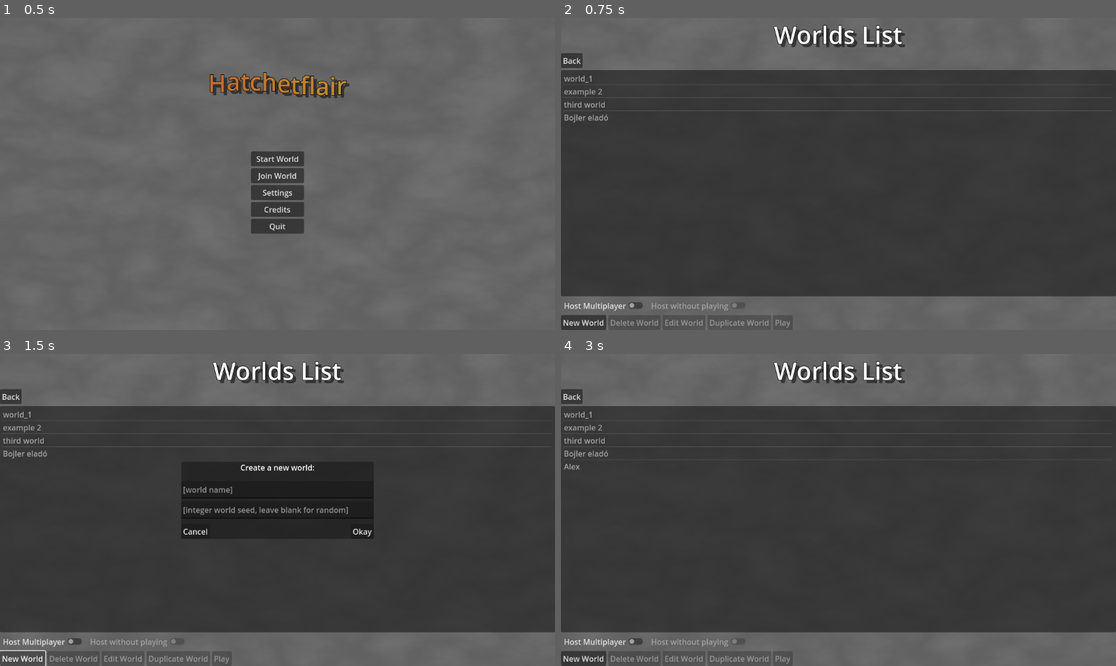
Above: before the commit, frames 1-4 (two rows, left to right).
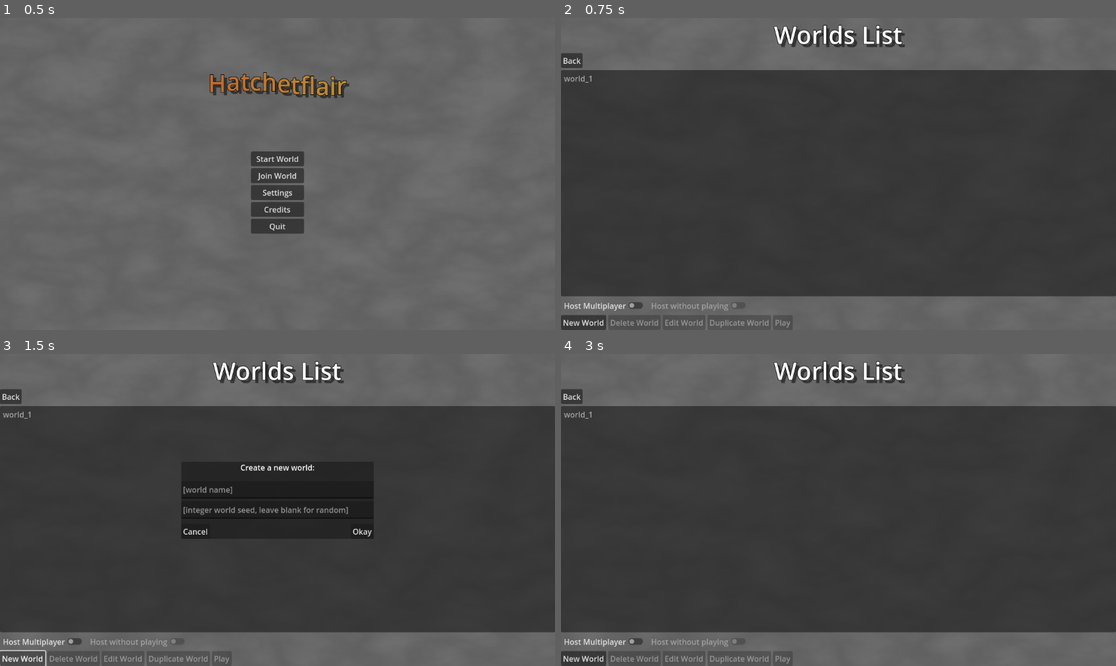
Above: after the commit, the same moments.

Repository: pixerhp/Hatchetflair
Game: Godot game, scene res://scenes/main_menu.tscn
The game is run twice, just before and just after one commit, with the same random seed, the same clock (stepped at 60 frames per second) and the same inputs.
Inputs (mouse positions are in pixels of both pictures, inside the frame that each line leads up to):
- Up to frame 1 (0.5 s): no input
- Up to frame 2 (0.75 s): click "Start World" at 0.5 s
- Up to frame 3 (1.5 s): click "New World" at 1.25 s
- Up to frame 4 (3 s): click (838, 491) at 2.02 s; type "Alex" at 2.1 s; click (838, 510) at 2.25 s; type "12" at 2.33 s; click "Okay" at 2.75 s

Frame 1 is identical in both runs. In frame 2, 0.3% of the frame differs, in the area x 0-99%, y 22-34%; in frame 3, 0.3%; in frame 4, 0.4%, in the area x 0-99%, y 22-37%.

Commit message:
Worlds menu script progress

Diff:
--- a/scenes/main_menu.tscn
+++ b/scenes/main_menu.tscn
@@ -830,6 +830,7 @@
 [connection signal="pressed" from="Menus/TitleScreen/TitleScreenUI/Settings" to="." method="open_menu" binds= ["SettingsScreen"]]
 [connection signal="pressed" from="Menus/TitleScreen/TitleScreenUI/Credits" to="." method="open_menu" binds= ["CreditsScreen"]]
 [connection signal="pressed" from="Menus/TitleScreen/TitleScreenUI/Quit" to="." method="quit"]
+[connection signal="visibility_changed" from="Menus/WorldsScreen" to="Menus/WorldsScreen" method="update_worlds_list_text"]
 [connection signal="pressed" from="Menus/WorldsScreen/WorldsScreenUI/BackButton/Back" to="." method="open_menu" binds= ["TitleScreen"]]
 [connection signal="item_activated" from="Menus/WorldsScreen/WorldsScreenUI/SavedWorldsList" to="Menus/WorldsScreen" method="start_world"]
 [connection signal="item_selected" from="Menus/WorldsScreen/WorldsScreenUI/SavedWorldsList" to="Menus/WorldsScreen" method="_on_worlds_list_item_selected" unbinds=1]
--- a/scripts/autoload_scripts/global_stuff.gd
+++ b/scripts/autoload_scripts/global_stuff.gd
@@ -33,14 +33,14 @@
 	DirAccess.make_dir_absolute("user://storage/worlds/world_1")
 	file = FileAccess.open("user://storage/worlds/world_1/world_info.txt", FileAccess.WRITE)
 	file.store_line(game_version_entire)
-	file.store_line("date created: 2023/8/7")
-	file.store_line("last played: 2023/8/7")
+	file.store_line("date created: 2023_8_7")
+	file.store_line("last played: never")
 	file.store_line("world generation seed: 314")
 	file.close()
 	file = FileAccess.open("user://storage/worlds_list.txt", FileAccess.WRITE)
 	file.store_line(game_version_entire)
-	file.store_line("world_1") # listed world name in the worlds menu.
-	file.store_line("world_1") # name of the folder the world is stored in.
+	file.store_line("world_1") # the regular name of the world.
+	file.store_line("world_1") # the name of the folder where the world is stored in.
 	file.close()
 	DirAccess.make_dir_absolute("user://storage/worlds/world_1/chunks")
 
--- a/scripts/main_menu_scripts/menu_join.gd
+++ b/scripts/main_menu_scripts/menu_join.gd
@@ -111,7 +111,8 @@
 	displayed_servers_list_text.clear()
 
 	var servers_text_file_contents = get_servers_list_file_contents()
-	for index in range(0, servers_text_file_contents.size()-1, 2): # (Only using the nicknames for the displayed list.)
+	# Only use the server nicknames for the displayed text.
+	for index in range(0, servers_text_file_contents.size()-1, 2):
 		displayed_servers_list_text.add_item(servers_text_file_contents[index])
 
 # NOTE: This will mess up servers who's saved IPs have the string "IP:" in them, but they shouldn't have that anyways so it's an acceptable bug.
@@ -140,7 +141,7 @@
 	# Replace the servers list file contents with a sorted version of it's current contents.
 	replace_servers_list_file_contents(servers_text_file_contents)
 
-# Outputs an array of strings, who's items alternate between server nicknames and ips. (A server's IP is right after it's nickname.)
+# Outputs an array of strings who's items alternate between server nicknames and ips. (A server's IP is right after it's nickname.)
 func get_servers_list_file_contents() -> Array[String]:
 	# If the servers list text file is able to be found/accessed:
 	if (FileAccess.file_exists(servers_list_file_location)):
--- a/scripts/main_menu_scripts/menu_worlds.gd
+++ b/scripts/main_menu_scripts/menu_worlds.gd
@@ -3,8 +3,8 @@
 const worlds_list_file_location: String = "user://storage/worlds_list.txt"
 
 @onready var worlds_list_text = get_node("WorldsScreenUI/SavedWorldsList")
-var worlds_names = ["world_1", "example 2", "third world", "Bojler eladó"]
-var worlds_seeds = [314, -2165489, 33333333, int("Stevemc32")]
+var worlds_names: Array[String] = []
+var worlds_seeds: Array[int] = []
 
 
 # Called when the node enters the scene tree for the first time.
@@ -101,14 +101,38 @@
 
 # Update the text of the visible worlds-list for the player.
 func update_worlds_list_text():
-	worlds_list_text.clear()
-	for world in worlds_names:
-		worlds_list_text.add_item(world)
+	reorder_worlds_alphabetically()
+
+	var displayed_worlds_list_text = get_node("WorldsScreenUI/SavedWorldsList")
+	displayed_worlds_list_text.clear()
+
+	var worlds_list_file_contents = get_worlds_list_file_contents()
+	# Only use the regular world names for the displayed text.
+	for index in range(0, worlds_list_file_contents.size()-1, 2):
+		displayed_worlds_list_text.add_item(worlds_list_file_contents[index])
 
 func reorder_worlds_alphabetically():
 	pass
 
+# Outputs an array of strings who's items alternate between world names and then it's directory/folder name.
 func get_worlds_list_file_contents() -> Array[String]:
+	# If the worlds  list text file is able to be found/accessed:
+	if (FileAccess.file_exists(worlds_list_file_location)):
+		var worlds_list_txt_file: FileAccess
+		worlds_list_txt_file = FileAccess.open(worlds_list_file_location, FileAccess.READ)
+		# If the version of the file is correct:
+		if (worlds_list_txt_file.get_line() == GlobalStuff.game_version_entire):
+			var text_lines: Array[String] = []
+			while (worlds_list_txt_file.eof_reached() == false):
+				text_lines.append(worlds_list_txt_file.get_line())
+			worlds_list_txt_file.close()
+			if (text_lines.size() % 2 == 1):
+				text_lines.pop_back()
+			return(text_lines)
+		else:
+			push_error("The text file for the worlds list, when accessed by the worlds menu, was found to have an outdated version.")
+	else:
+		push_error("The text file for the worlds list could not be found or accessed by the worlds menu.")
 	return([])
 
 func replace_worlds_list_file_contents(new_worlds_list_contents: Array[String]):
